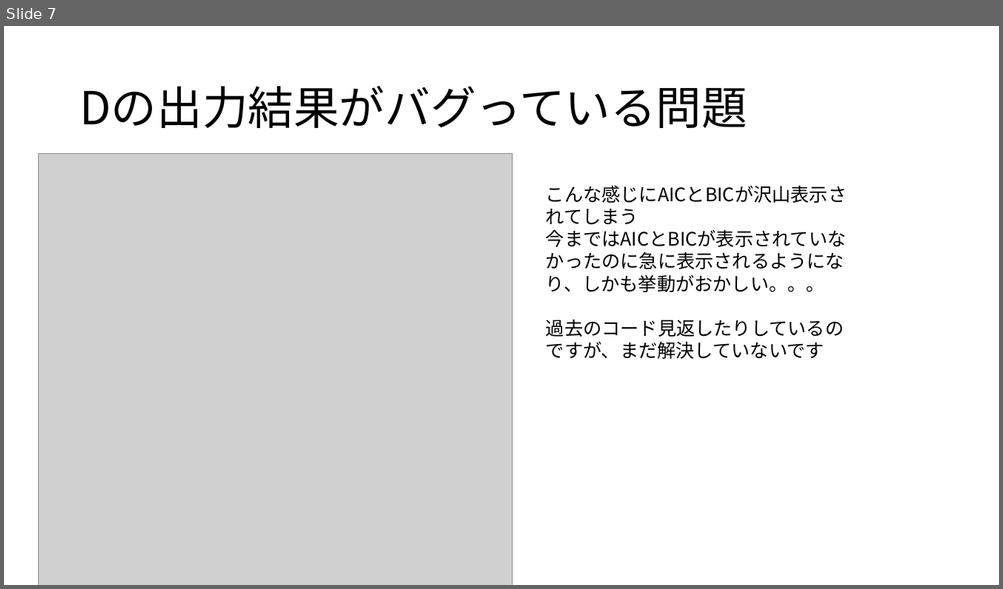
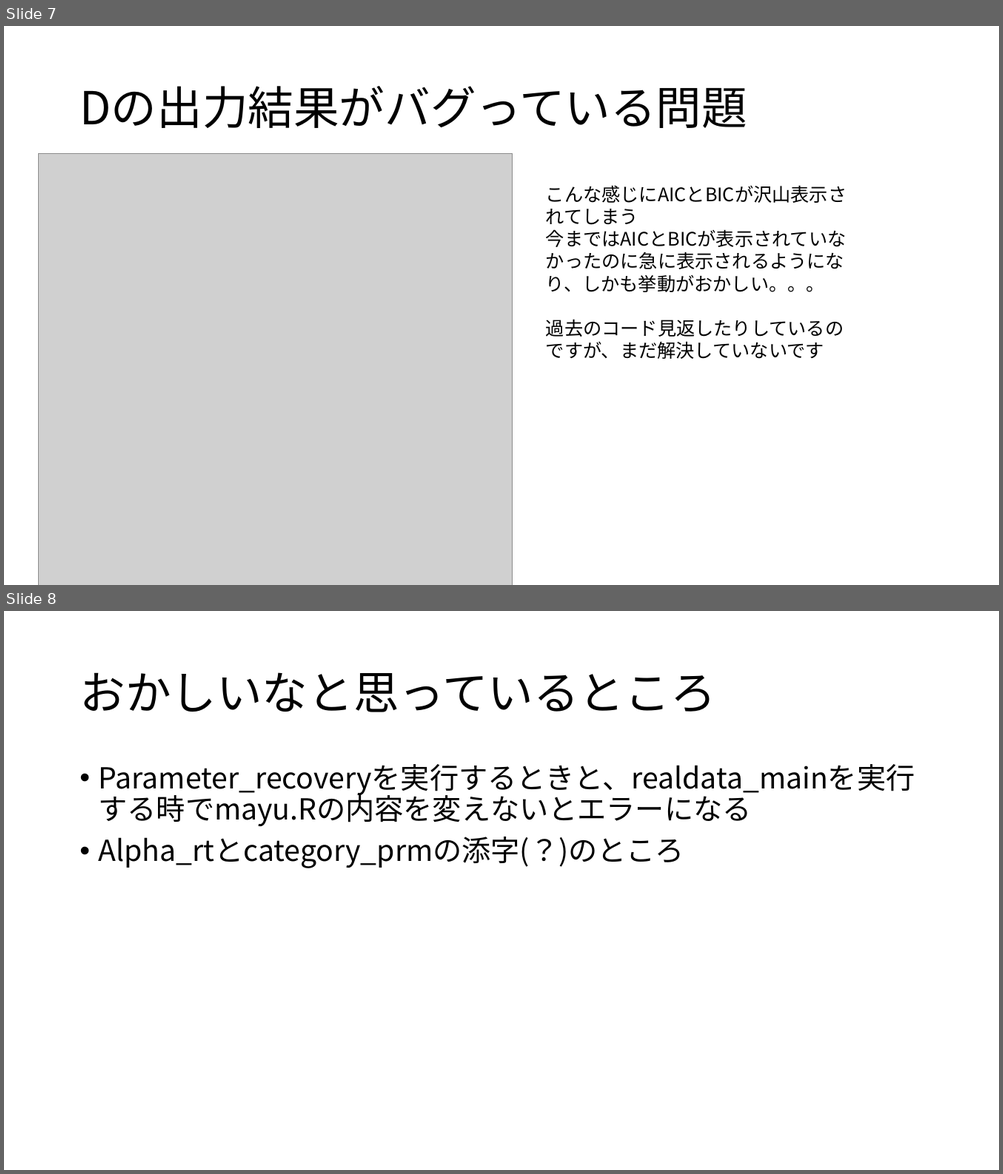
Before and after one commit to Mayu925/lab, a slide deck: ゼミ-727.pptx. Shown one above the other, each under a label of ours: slide 7 before the commit, slides 7 and 8 after it. The pictures are 1003x589 and 1003x1174 pixels, drawn with LibreOffice and Linux fonts; fonts in the diff are those of the drawing; grey boxes stand for pictures. Boxes give left, top, right and bottom in pixels: in the first picture for what was removed or moved away, otherwise in the second. Text is boxed around its words. In the diff, an @@ line names an element or a change of style, - is before the commit and + after.

```diff
--- a/ゼミ-727.pptx
+++ b/ゼミ-727.pptx
@@ slide 8 added at <box>4,611,999,1170</box>, background #FFFFFF @@
@@ title added at <box>79,672,715,712</box>, 44 pt, text #000000 @@
+おかしいなと思っているところ
@@ text added at <box>99,764,915,869</box>, 28 pt, text #000000 @@
+• Parameter_recoveryを実行するときと、realdata_mainを実行する時でmayu.Rの内容を変えないとエラーになる
+• Alpha_rtとcategory_prmの添字(？)のところ
```
Also in this commit, not shown: 1 slide changed, 2 other files.
